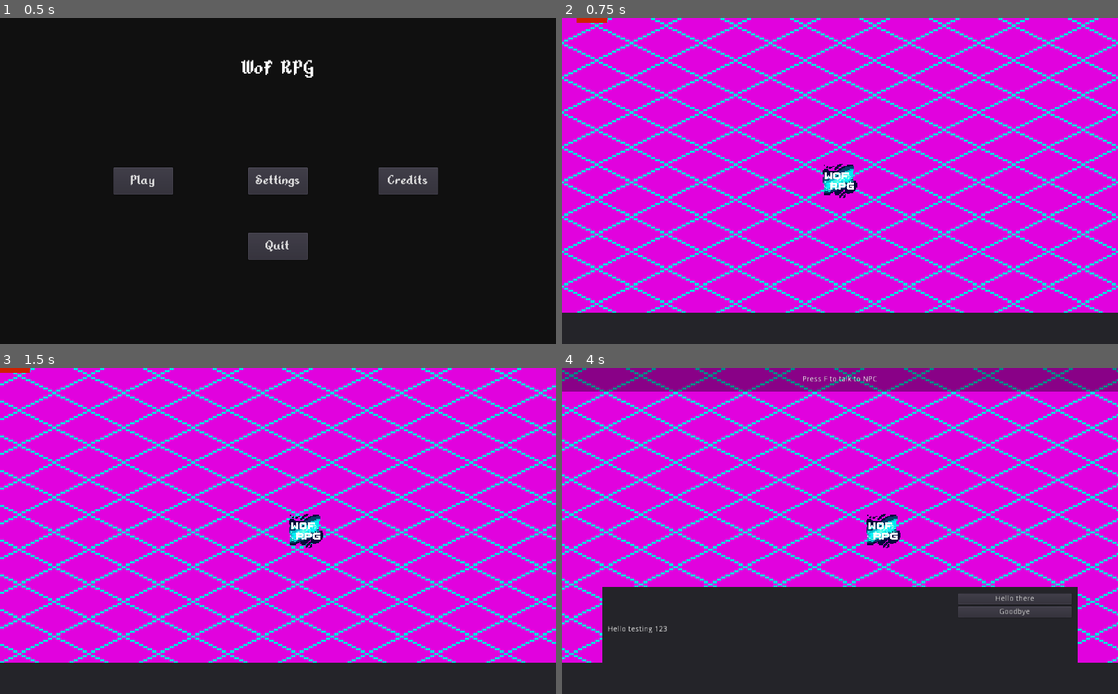
Above: before the commit, frames 1-4 (two rows, left to right).
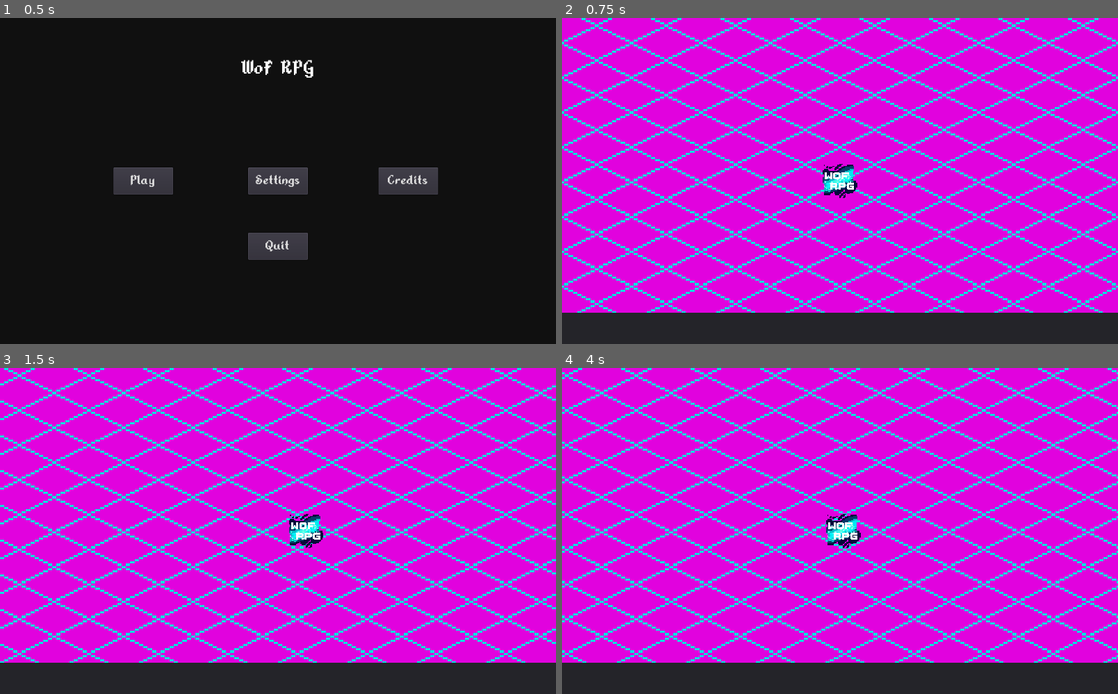
Above: after the commit, the same moments.

Repository: Animus-Surge/wof-rpg
Game: Godot game, scene res://scenes/loading_screen.tscn
Two runs of this game, one before a commit and one after it. Both use one fixed random seed, a clock stepped at 60 frames per second and the inputs below.
Inputs (mouse positions are in pixels of both pictures, inside the frame that each line leads up to):
- Up to frame 1 (0.5 s): no input
- Up to frame 2 (0.75 s): click "Play" at 0.5 s
- Up to frame 3 (1.5 s): tap Enter at 1.25 s; move the mouse to (400, 514) at 1.27 s; hold Right (ui_right) from 1.28 s (still down); tap F at 1.35 s; click (400, 514) at 1.42 s
- Up to frame 4 (4 s): release Right (ui_right) at 2 s; drag from (728, 547) to (1084, 612) at 2.02 s; move the mouse to (895, 459) at 2.77 s; hold Right (ui_right) 2.78-3.5 s; tap Enter at 2.85 s; click (895, 459) at 2.92 s; tap F at 3.05, 3.5 s; drag from (812, 596) to (673, 482) at 3.52 s

Frame 1 is identical in both runs. In frame 2, less than 0.1% of the frame differs, in the area x 2-9%, y 0-2%; in frame 3, less than 0.1%; in frame 4, 42%, in the area x 0-100%, y 0-91%.

Commit message:
Entity system overhaul and combat system

Diff:
--- a/data/test_save/world/objects.json
+++ b/data/test_save/world/objects.json
@@ -33,5 +33,12 @@
         }
       ]
     }
+  },
+  {
+    "type":"NPC",
+    "location":{"x":164,"y":38},
+    "data":{
+      "id":"test_npc"
+    }
   }
 ]
--- a/objects/entity/interactable_object.tscn
+++ /dev/null
@@ -1,24 +0,0 @@
-[gd_scene load_steps=4 format=2]
-
-[ext_resource path="res://scripts/interaction/interactable.gd" type="Script" id=1]
-
-[sub_resource type="CircleShape2D" id=1]
-
-[sub_resource type="CircleShape2D" id=2]
-radius = 55.0152
-
-[node name="object" type="KinematicBody2D"]
-script = ExtResource( 1 )
-__meta__ = {
-"_edit_group_": true
-}
-
-[node name="CollisionShape2D" type="CollisionShape2D" parent="."]
-shape = SubResource( 1 )
-
-[node name="Sprite" type="Sprite" parent="."]
-
-[node name="interaction_bounds" type="Area2D" parent="."]
-
-[node name="CollisionShape2D" type="CollisionShape2D" parent="interaction_bounds"]
-shape = SubResource( 2 )
--- a/objects/entity/player.tscn
+++ b/objects/entity/player.tscn
@@ -37,4 +37,6 @@
 }
 
 [node name="RayCast2D" type="RayCast2D" parent="."]
+enabled = true
 cast_to = Vector2( 30, 0 )
+collision_mask = 1048575
--- a/project.godot
+++ b/project.godot
@@ -9,10 +9,30 @@
 config_version=4
 
 _global_script_classes=[ {
+"base": "KinematicBody2D",
+"class": "BasicEnemy",
+"language": "GDScript",
+"path": "res://scripts/entity/enemy.gd"
+}, {
+"base": "KinematicBody2D",
+"class": "BasicEntity",
+"language": "GDScript",
+"path": "res://scripts/entity/entity.gd"
+}, {
 "base": "Resource",
 "class": "ContainerObject",
 "language": "GDScript",
 "path": "res://scripts/interaction/container_obj.gd"
+}, {
+"base": "KinematicBody2D",
+"class": "DamageableEntity",
+"language": "GDScript",
+"path": "res://scripts/entity/damageable.gd"
+}, {
+"base": "KinematicBody2D",
+"class": "InteractableEntity",
+"language": "GDScript",
+"path": "res://scripts/interaction/interactable.gd"
 }, {
 "base": "Resource",
 "class": "InteractionObject",
@@ -28,12 +48,22 @@
 "class": "NPCObject",
 "language": "GDScript",
 "path": "res://scripts/interaction/npc_obj.gd"
+}, {
+"base": "KinematicBody2D",
+"class": "Player",
+"language": "GDScript",
+"path": "res://scripts/player/player.gd"
 } ]
 _global_script_class_icons={
+"BasicEnemy": "",
+"BasicEntity": "",
 "ContainerObject": "",
+"DamageableEntity": "",
+"InteractableEntity": "",
 "InteractionObject": "",
 "ItemObject": "",
-"NPCObject": ""
+"NPCObject": "",
+"Player": ""
 }
 
 [application]
--- a/scenes/map.tscn
+++ b/scenes/map.tscn
@@ -1,13 +1,13 @@
-[gd_scene load_steps=17 format=2]
+[gd_scene load_steps=13 format=2]
 
 [ext_resource path="res://scripts/global/maproot.gd" type="Script" id=1]
-[ext_resource path="res://objects/entity/interactable_object.tscn" type="PackedScene" id=2]
+[ext_resource path="res://scripts/interaction/interactable.gd" type="Script" id=2]
 [ext_resource path="res://assets/tiles/tile-temp.png" type="Texture" id=3]
 [ext_resource path="res://scripts/ui/ui_manager.gd" type="Script" id=4]
 [ext_resource path="res://scripts/interaction/item_obj.gd" type="Script" id=5]
-[ext_resource path="res://scripts/interaction/container_obj.gd" type="Script" id=6]
+[ext_resource path="res://scripts/entity/damageable.gd" type="Script" id=6]
 [ext_resource path="res://scripts/ui/interaction_button.gd" type="Script" id=7]
-[ext_resource path="res://scripts/interaction/npc_obj.gd" type="Script" id=8]
+[ext_resource path="res://scripts/entity/enemy.gd" type="Script" id=8]
 
 [sub_resource type="TileSet" id=1]
 0/name = "Temp Tile"
@@ -25,39 +25,15 @@
 0/shapes = [  ]
 0/z_index = 0
 
-[sub_resource type="Resource" id=2]
+[sub_resource type="Resource" id=9]
 script = ExtResource( 5 )
-item_id = "temp_1"
+item_id = "temp_3"
 amount = 1
 
-[sub_resource type="Resource" id=3]
-script = ExtResource( 5 )
-item_id = "temp_2"
-amount = 1
-
-[sub_resource type="Resource" id=4]
-script = ExtResource( 6 )
-slots = 10
-items = [ {
-"amount": 10,
-"item": "temp_1",
-"slot": 0
-}, {
-"amount": 10,
-"item": "temp_3",
-"slot": 2
-} ]
-
-[sub_resource type="Resource" id=5]
-script = ExtResource( 8 )
-id = "test_npc"
-
-[sub_resource type="CircleShape2D" id=8]
-
-[sub_resource type="StyleBoxFlat" id=6]
+[sub_resource type="StyleBoxFlat" id=7]
 bg_color = Color( 0, 0, 0, 0.509804 )
 
-[sub_resource type="StyleBoxFlat" id=7]
+[sub_resource type="StyleBoxFlat" id=8]
 bg_color = Color( 0, 0, 0, 0.392157 )
 
 [node name="map" type="Node2D"]
@@ -74,31 +50,32 @@
 
 [node name="YSort" type="YSort" parent="."]
 
-[node name="object" parent="YSort" instance=ExtResource( 2 )]
-position = Vector2( -149.063, 69.9485 )
-type = "Item"
-data = SubResource( 2 )
-
-[node name="object3" parent="YSort" instance=ExtResource( 2 )]
-position = Vector2( -114.236, -79.8075 )
-type = "Item"
-data = SubResource( 3 )
-
-[node name="object2" parent="YSort" instance=ExtResource( 2 )]
-position = Vector2( 7.92091, 126.509 )
-type = "Container"
-data = SubResource( 4 )
-
-[node name="object4" parent="YSort" instance=ExtResource( 2 )]
-position = Vector2( 164, 38 )
-type = "NPC"
-data = SubResource( 5 )
-
-[node name="enemy" type="KinematicBody2D" parent="YSort"]
-
-[node name="CollisionShape2D" type="CollisionShape2D" parent="YSort/enemy"]
-position = Vector2( 340.68, -80.3326 )
-shape = SubResource( 8 )
+[node name="InteractableEntity" type="KinematicBody2D" parent="YSort"]
+position = Vector2( 99, 34 )
+script = ExtResource( 2 )
+collideable = false
+itype = "Item"
+display_name = "Test 3"
+data = SubResource( 9 )
+
+[node name="Target Dummy" type="KinematicBody2D" parent="YSort"]
+position = Vector2( 2, 99 )
+script = ExtResource( 6 )
+max_hp = -1
+
+[node name="BasicEnemy" type="KinematicBody2D" parent="YSort"]
+position = Vector2( -112, -63 )
+script = ExtResource( 8 )
+
+[node name="BasicEnemy2" type="KinematicBody2D" parent="YSort"]
+position = Vector2( 68, -62 )
+script = ExtResource( 8 )
+max_hp = 20
+
+[node name="BasicEnemy3" type="KinematicBody2D" parent="YSort"]
+position = Vector2( -105, 23 )
+script = ExtResource( 8 )
+max_hp = 50
 
 [node name="UILayer" type="CanvasLayer" parent="."]
 layer = 0
--- /dev/null
+++ b/scripts/entity/damageable.gd
@@ -0,0 +1,63 @@
+extends "res://scripts/entity/entity.gd"
+
+class_name DamageableEntity
+
+#TODO board:
+# - hp regen
+# - modifier effects
+
+#Signals
+signal dead() #Used by subclasses
+
+#Visible flags
+export(int) var max_hp = 100 #Value of -1 means infinite health
+export(bool) var regen_enabled = false
+export(float) var regen_cooldown = 1.0
+export(int) var regen_rate = 1
+
+#Internal globals
+var hp
+var dmg_label
+var dmg_label_timer
+
+func _ready():
+	type = "damageable"
+	hp = max_hp #TODO: save system handling
+
+	#Damage label
+	var damage_label_timer = Timer.new()
+	damage_label_timer.wait_time = 2
+	damage_label_timer.one_shot = true
+	add_child(damage_label_timer)
+	damage_label_timer.connect("timeout", self, "hide_label")
+	dmg_label_timer = damage_label_timer
+	var damage_label = Label.new()
+	damage_label.rect_position = Vector2(-5, -20)
+	damage_label.name = "damage_label"
+	damage_label.set("custom_colors/font_color", Color.red)
+	dmg_label = damage_label
+	dmg_label.hide()
+	add_child(damage_label)
+
+	#Health regen
+	if regen_enabled:
+		pass #TODO
+
+func hurt(damage):
+	dmg_label.text = str(damage)
+	dmg_label.show()
+	dmg_label_timer.start()
+	if max_hp == -1: return
+	hp -= damage
+
+func _process(_delta):
+	if hp <= 0 && max_hp != -1:
+		emit_signal("dead")
+
+func hide_label():
+	dmg_label.hide()
+
+func regen():
+	if max_hp == -1: return
+	hp += regen_rate
+	hp = hp.clamp(hp, 0, max_hp)
--- /dev/null
+++ b/scripts/entity/enemy.gd
@@ -0,0 +1,12 @@
+extends "res://scripts/entity/damageable.gd"
+
+class_name BasicEnemy
+
+#TODO: basic enemy stuff
+
+func _ready():
+# warning-ignore:return_value_discarded
+	connect("dead", self, "dead")
+
+func dead():
+	queue_free()
--- /dev/null
+++ b/scripts/entity/entity.gd
@@ -0,0 +1,21 @@
+extends KinematicBody2D
+
+class_name BasicEntity #To let this object become a node to ease creation
+
+#Base class for all entity systems
+
+#Basic entity doesn't do anything, but does have all the common fields
+
+var type = "entity" #Used for saving system and other checks
+
+export(bool) var collideable = true #Whether or not the NPC should have collisions
+export(Texture) var texture
+
+func _ready():
+	var sprite = Sprite.new()
+	sprite.texture = texture
+	add_child(sprite)
+	if collideable:
+		var collider = CollisionShape2D.new()
+		collider.shape = CircleShape2D.new()
+		add_child(collider)
--- a/scripts/global/maproot.gd
+++ b/scripts/global/maproot.gd
@@ -1,7 +1,6 @@
 extends "res://scripts/global/scene_root.gd"
 
 var player_object = load("res://objects/entity/player.tscn")
-var interactable_object = load("res://objects/entity/interactable_object.tscn")
 
 func get_world_data():
 	if gstate.mplayer: return {}
@@ -27,23 +26,3 @@
 
 puppetsync func despawn_player(id):
 	$YSort.get_node(str(id)).queue_free()
-
-puppetsync func spawn_object(data):
-	var obj = interactable_object.instance()
-	obj.type = data.type
-	obj.position = Vector2(data.location.x, data.location.y)
-	match obj.type:
-		"Item":
-			var item_data = data.data
-			var resource = ItemObject.new()
-			resource.amount = item_data.amount
-			resource.item_id = item_data.item_id
-		"Container":
-			pass
-		"NPC":
-			pass
-		_:
-			print("MAPSPAWN: Error while spawning object: Invalid type " + str(obj.type))
-			return
-	#TODO: finish this function
-	$YSort.add_child(obj)
--- a/scripts/interaction/interactable.gd
+++ b/scripts/interaction/interactable.gd
@@ -1,6 +1,8 @@
-extends KinematicBody2D
+extends "res://scripts/entity/entity.gd"
 
-export(String, "NPC", "Container", "Switch", "Item") var type
+class_name InteractableEntity
+
+export(String, "NPC", "Container", "Switch", "Item") var itype
 export(String) var display_name
 export(Resource) var data # Contains information like speech and such, exported for debug purposes
 
@@ -11,36 +13,45 @@
 var entered_body
 
 func _ready():
-# warning-ignore:return_value_discarded
-	$interaction_bounds.connect("body_entered", self, "_area_entered")
-# warning-ignore:return_value_discarded
-	$interaction_bounds.connect("body_exited", self, "_area_exited")
-
-	if type == "Item":
+	if itype == "Item":
 		for item in gstate.item_data:
 			if item.id == data.item_id:
-				$Sprite.texture = load(item.texture)
+				texture = load(item.texture)
 				display_name = item.name
 
-	elif type == "Container":
-		$Sprite.texture = container_img
+	elif itype == "Container":
+		texture = container_img
 		display_name = "Chest"
 		pass #TODO
-	elif type == "Switch":
+	elif itype == "Switch":
 		pass #TODO
-	elif type == "NPC":
-		$Sprite.texture = npc_img
+	elif itype == "NPC":
+		texture = npc_img
 		display_name = "NPC"
 		pass #TODO: npc texture locations
 
+	type = "interactable"
+
+	var interaction_bounds = Area2D.new()
+	var collider = CollisionShape2D.new()
+	collider.shape = CircleShape2D.new()
+	collider.shape.radius = 30.0
+	interaction_bounds.add_child(collider)
+	add_child(interaction_bounds)
+
+	# warning-ignore:return_value_discarded
+	interaction_bounds.connect("body_entered", self, "_area_entered")
+	# warning-ignore:return_value_discarded
+	interaction_bounds.connect("body_exited", self, "_area_exited")
+
 func _area_entered(body):
-	if body.name == name: return
+	if body.type != "player" or (gstate.mplayer && !body.is_network_master()): return
 	entered_body = body.name
 	if !pstate.interacting_with:
 		pstate.interacting_with = self
-		pstate.interact_label_text = "Press F to " + ("pick up " + str(data.amount) if type == "Item" else ("open" if type == "Container" else ("talk to" if type == "NPC" else ("activate" if type == "switch" else "UNKNOWN")))) + " " + display_name
+		pstate.interact_label_text = "Press F to " + ("pick up " + str(data.amount) if itype == "Item" else ("open" if itype == "Container" else ("talk to" if itype == "NPC" else ("activate" if itype == "switch" else "UNKNOWN")))) + " " + display_name
 
 func _area_exited(body):
-	if body.name == entered_body:
+	if body.name == entered_body and (!gstate.mplayer || body.is_network_master()):
 		entered_body = null
 		pstate.interacting_with = null
--- a/scripts/player/player.gd
+++ b/scripts/player/player.gd
@@ -1,12 +1,15 @@
-extends KinematicBody2D
+extends "res://scripts/entity/damageable.gd"
 
-const SPEED = 100
+class_name Player
+
+export(int) var speed = 100
 var vel  = Vector2()
 
 puppet var pvel = Vector2()
 puppet var ppos = Vector2()
 
 func _ready():
+	type = "player"
 	if !gstate.mplayer:
 		$Camera2D.current = true
 		$Label.text = ""
@@ -20,13 +23,26 @@
 
 	ppos = position
 
+var down
+
+func _input(event):
+	if event is InputEventMouseButton:
+		if event.pressed and event.button_index == BUTTON_LEFT and !down: #Combat system
+			var obj = $RayCast2D.get_collider()
+			down = true
+			if obj == null: return
+			if obj.type == "damageable":
+				obj.hurt(10)
+		elif !event.pressed and event.button_index == BUTTON_LEFT and down:
+			down = false
+
 func _process(_delta):
 	if (!gstate.mplayer or is_network_master()) and !gstate.paused:
 		var mdir = Vector2()
 		mdir.x = Input.get_action_strength("ui_right") - Input.get_action_strength("ui_left")
 		mdir.y = Input.get_action_strength("ui_down") - Input.get_action_strength("ui_up")
 
-		vel = mdir.normalized() * SPEED
+		vel = mdir.normalized() * speed
 
 		if gstate.mplayer:
 			rset_unreliable("pvel", vel)
--- a/scripts/player/playerstate.gd
+++ b/scripts/player/playerstate.gd
@@ -8,6 +8,8 @@
 signal add_item(item, amount)
 signal container_show(data)
 signal interact(data)
+signal show_hover_data(data)
+signal hide_hover_data()
 
 #Player display stuff
 var tribe_id # Contains the ID for the tribe (i.e. "iw") Hybrids look like this: "iw-sw" and custom tribes (addons) look like this: "cs:<tribe_id>"
@@ -42,7 +44,7 @@
 	if interacting_with.data == null:
 		push_warning("PSTATE: Warning: Can't interact with an interactable with null data field")
 		return
-	match interacting_with.type:
+	match interacting_with.itype:
 		"Item":
 			var i = {}
 			for item in gstate.item_data:
--- a/scripts/ui/ui_manager.gd
+++ b/scripts/ui/ui_manager.gd
@@ -18,6 +18,9 @@
 	pstate.connect("container_show", self, "show_container")
 # warning-ignore:return_value_discarded
 	pstate.connect("interact", self, "_npc_interact")
+
+	pstate.connect("show_hover_data", self, "_hover_data_show")
+	pstate.connect("hide_hover_data", self, "_hover_data_hide")
 
 	#Hide all UI elements that are hidden by default
 	$pausemenu.hide()
@@ -249,6 +252,8 @@
 			interacting = false
 			$npc_interaction.hide()
 
+# Hover data
+
 # Stuff that needs to be checked every frame
 
 func _process(_delta):
Not shown: 2 places in scenes/map.tscn that only renumber resources
